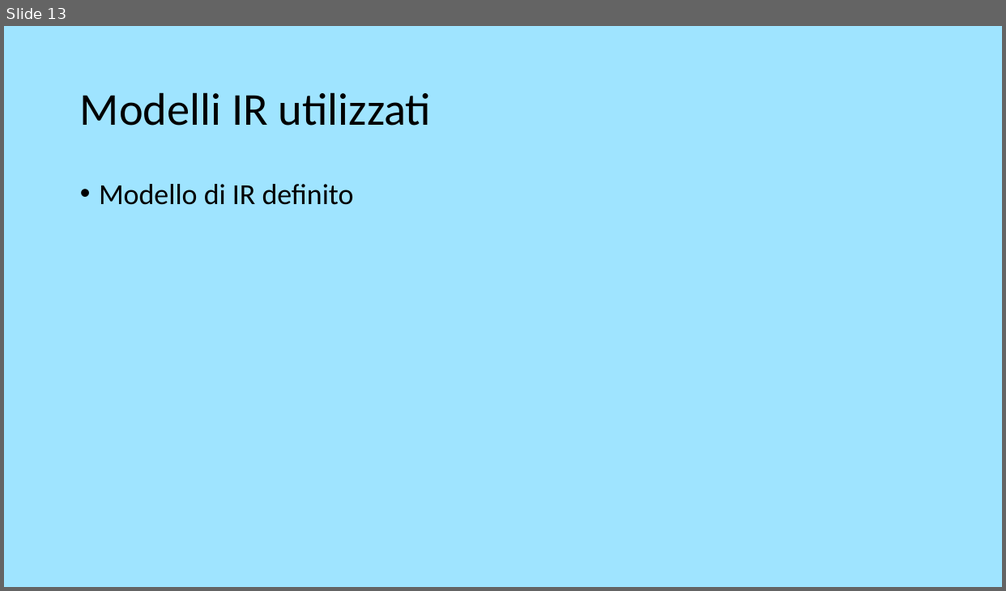
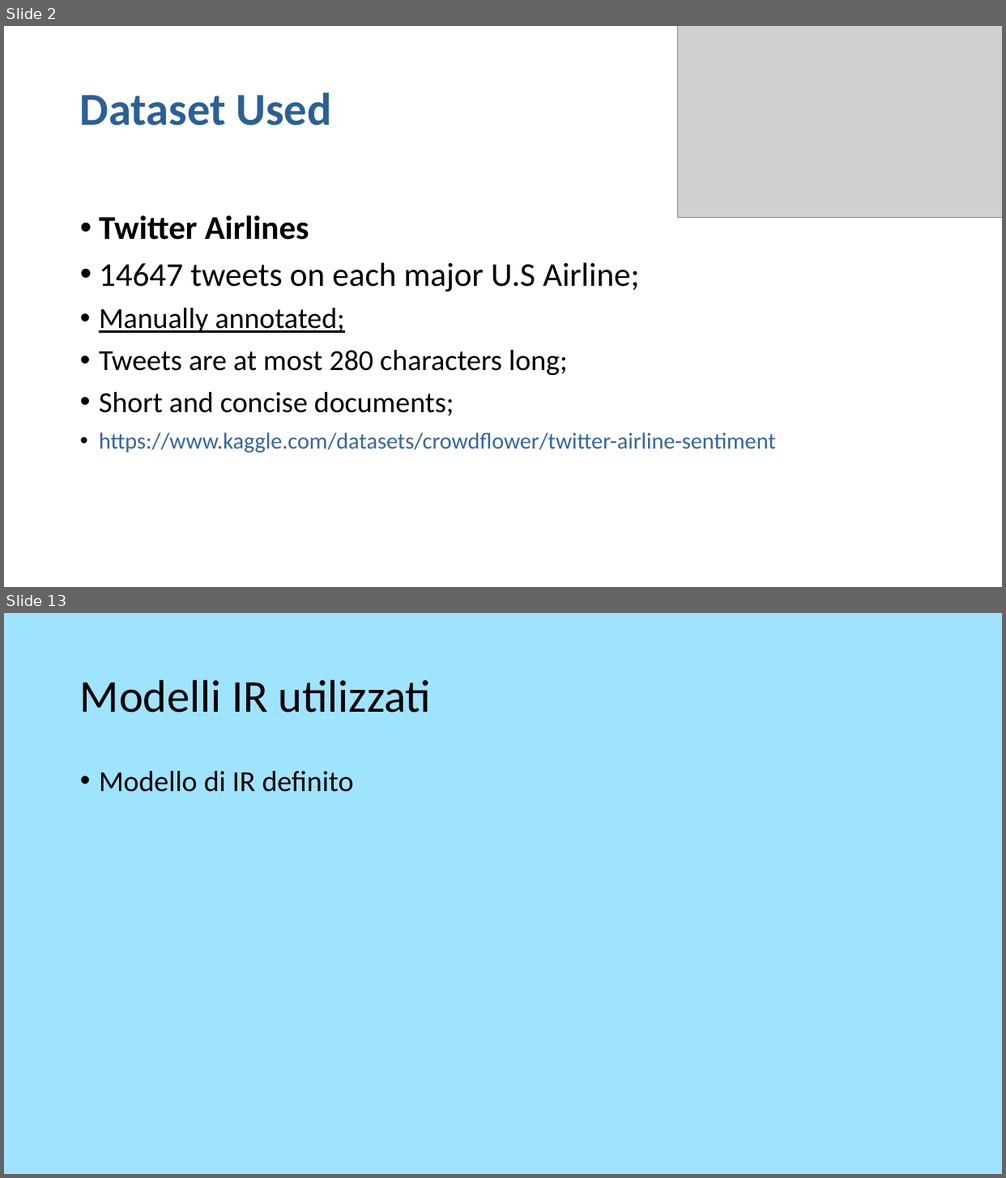
Before and after one commit to theElandor/Progetto3.0, a slide deck: 1PresentazioneGI.odp. Shown one above the other, each under a label of ours: slide 13 before the commit, slides 2 and 13 after it; the slides between them are not shown. The pictures are 1006x591 and 1006x1178 pixels, drawn with LibreOffice and Linux fonts; fonts in the diff are those of the drawing; grey boxes stand for pictures. Boxes give left, top, right and bottom in pixels: in the first picture for what was removed or moved away, otherwise in the second. Text is boxed around its words. In the diff, an @@ line names an element or a change of style, - is before the commit and + after.

```diff
--- a/1PresentazioneGI.odp
+++ b/1PresentazioneGI.odp
@@ slide 2 added at box(4, 26, 1002, 587), background #FFFFFF @@
@@ picture added at box(678, 26, 1002, 218) @@
@@ title added at box(80, 92, 332, 126), 44 pt, text #2A6099, bold @@
+Dataset Used
@@ text added at box(99, 216, 776, 453), 28 pt, text #000000 @@
+• Twitter Airlines
+• 14647 tweets on each major U.S Airline;
+• Manually annotated;
+• Tweets are at most 280 characters long;
+• Short and concise documents;
+• https://www.kaggle.com/datasets/crowdflower/twitter-airline-sentiment
```
Also in this commit, not shown: 1 slide changed, 10 other slides added, 14 slides removed, 13 other files.
